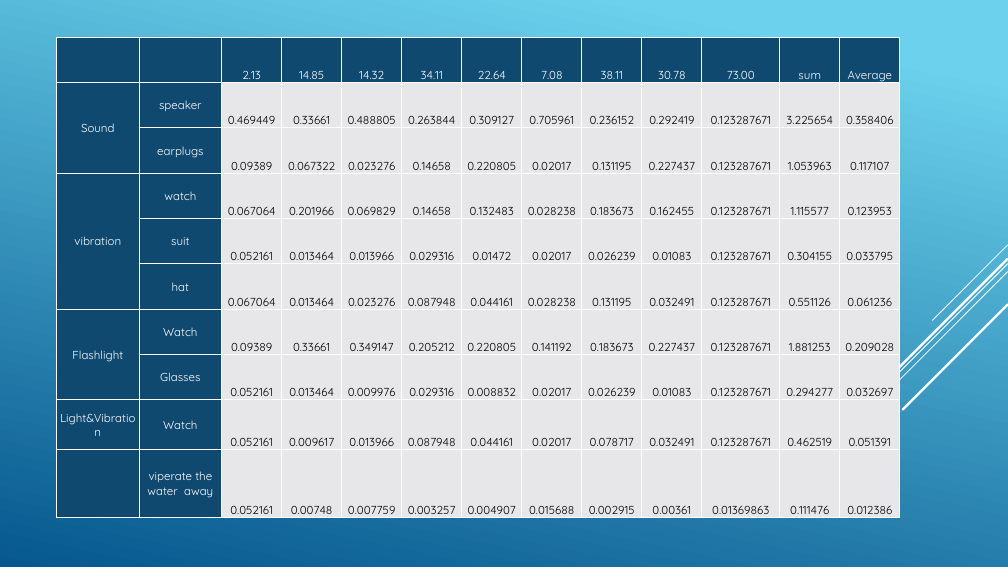
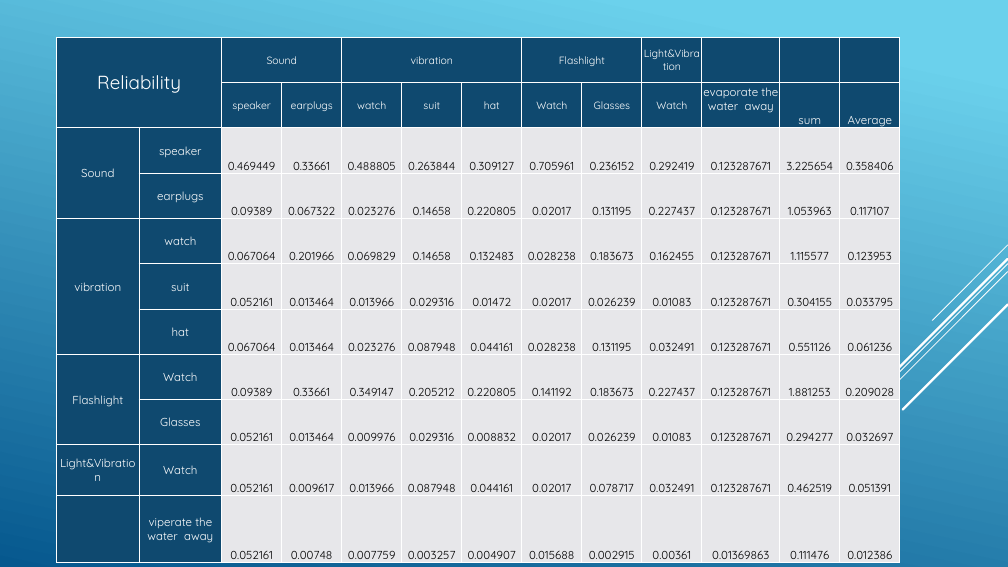
Before and after one commit to USNMasterEmSys2018/System-Engineering, a slide deck: slide 24 of S.A.V.E/Security Application Via Engineering.pptx. Drawn at 1008x567 pixels with LibreOffice and Linux fonts; fonts in the diff are those of the drawing. Boxes give left, top, right and bottom in pixels: in the first picture for what was removed or moved away, otherwise in the second. Text is boxed around its words. In the diff, an @@ line names an element or a change of style, - is before the commit and + after.

Commit message:
update

```diff
--- a/S.A.V.E/Security Application Via Engineering.pptx
+++ b/S.A.V.E/Security Application Via Engineering.pptx
@@ table at bbox=[57, 37, 897, 567] @@
-row 1:  |  | 2.13 | 14.85 | 14.32 | 34.11 | 22.64 | 7.08 | 38.11 | 30.78 | 73.00 | sum | Average
+row 1: Reliability |  | Sound |  | vibration |  |  | Flashlight |  | Light&Vibration |  |  | 
+row 2:  |  | speaker | earplugs | watch | suit | hat | Watch | Glasses | Watch | evaporate the water away | sum | Average
```
Also in this commit, not shown: 2 other slides changed.
